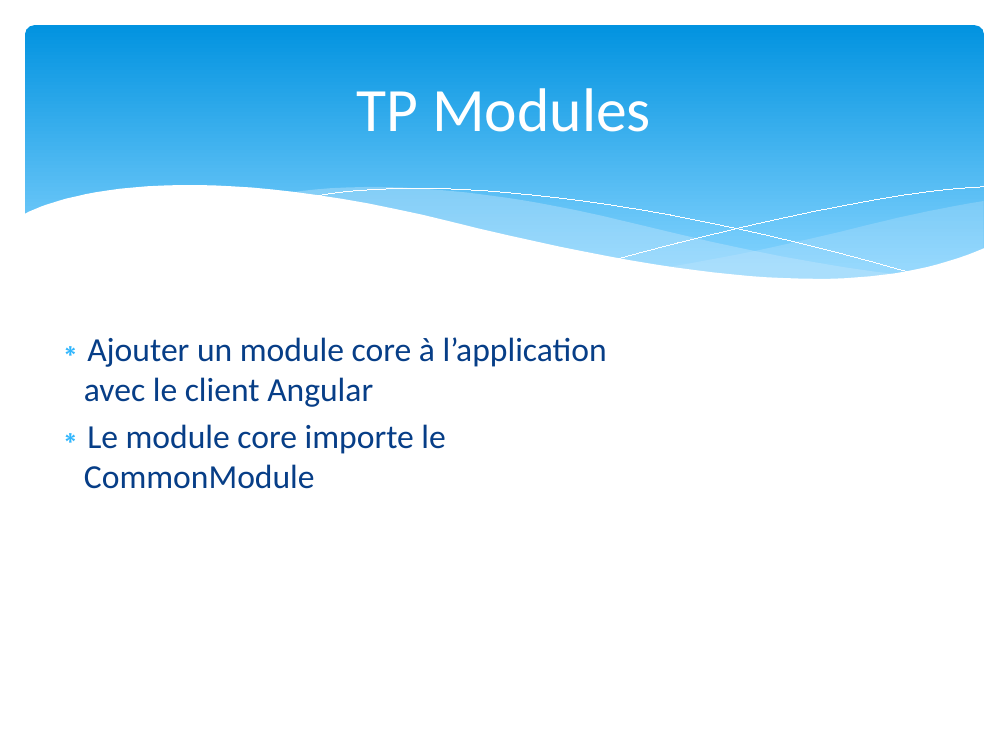
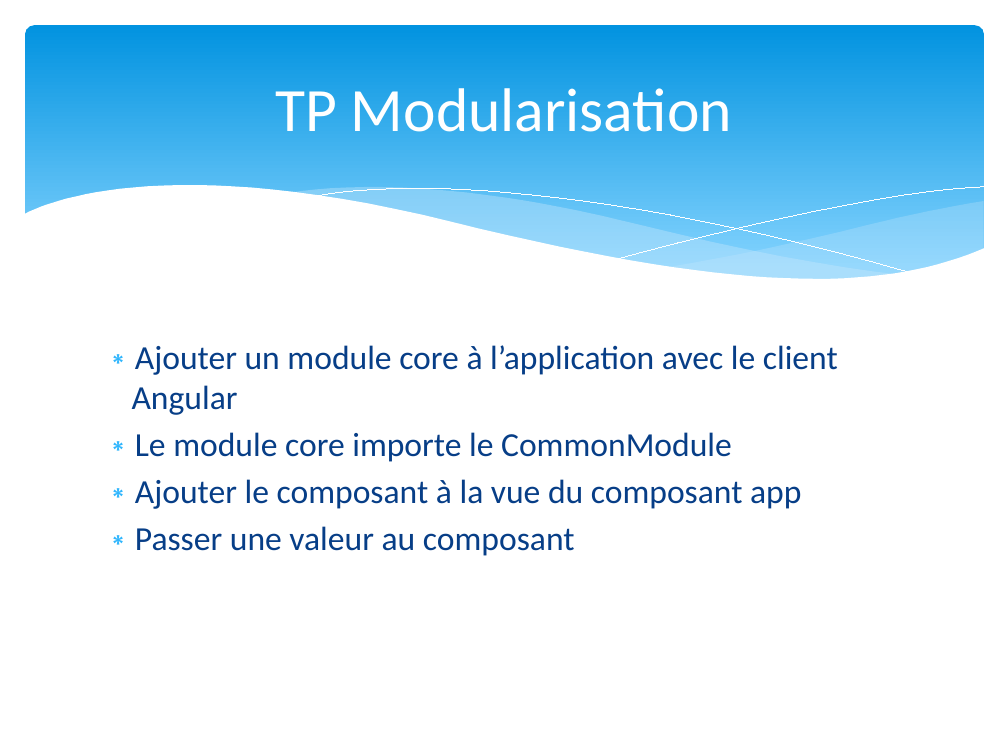
Before and after one commit to dalabord/ng-formation, a slide deck: slide 11 of formation_Angular.pptx. Drawn at 1008x756 pixels with LibreOffice and Linux fonts; fonts in the diff are those of the drawing. Boxes give left, top, right and bottom in pixels: in the first picture for what was removed or moved away, otherwise in the second. Text is boxed around its words. In the diff, an @@ line names an element or a change of style, - is before the commit and + after.

Commit message:
04 avec modules

```diff
--- a/formation_Angular.pptx
+++ b/formation_Angular.pptx
@@ title at [275,88,732,132]: text changed @@
-TP Modules
+TP Modularisation
@@ text "Ajouter un module core à ...": place and size @@
-text "Ajouter un module core à ..." at [84,337,607,489]
+text "Ajouter un module core à ..." at [132,345,838,556]
@@ text at [135,479,801,556]: paragraphs added @@
+∗ Ajouter le composant à la vue du composant app
+∗ Passer une valeur au composant
```
Also in this commit, not shown: 3 other slides changed, 44 other files.
